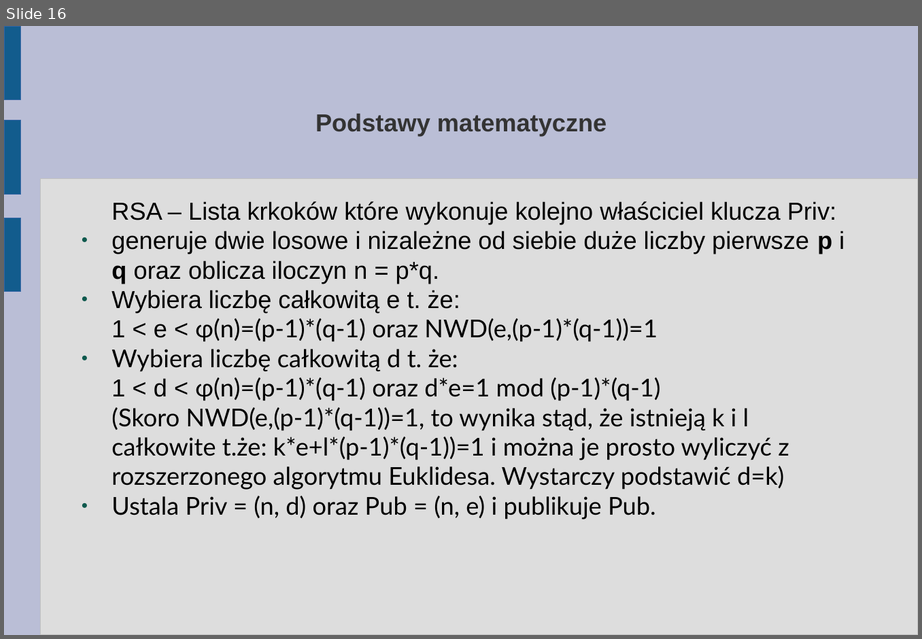
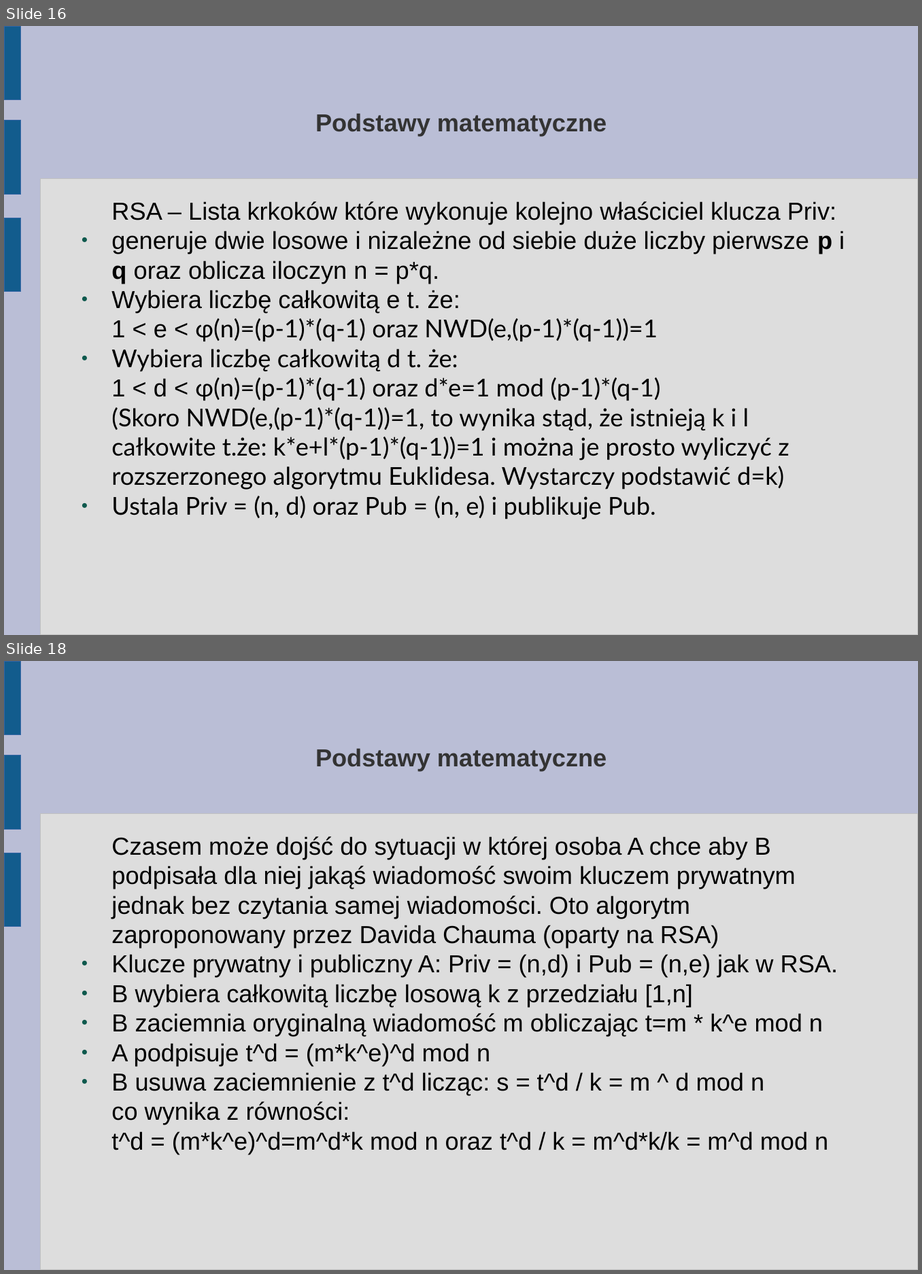
Before and after one commit to abhay123lp/internetvotingsystem, a slide deck: Tutorial/3. Troche matematyki (dla zainteresowanych).odp. Shown one above the other, each under a label of ours: slide 16 before the commit, slides 16 and 18 after it; the slides between them are not shown. The pictures are 922x639 and 922x1274 pixels, drawn with LibreOffice and Linux fonts; fonts in the diff are those of the drawing. Boxes give left, top, right and bottom in pixels: in the first picture for what was removed or moved away, otherwise in the second. Text is boxed around its words. In the diff, an @@ line names an element or a change of style, - is before the commit and + after.

Commit message:
Kryptografia z kluczem publicznym oraz mechanizm zaciemniania i odciemniania - dodane. Wstępna wersja edytorska.

```diff
--- a/Tutorial/3. Troche matematyki (dla zainteresowanych).odp
+++ b/Tutorial/3. Troche matematyki (dla zainteresowanych).odp
@@ slide 18 added at [4,661,918,1270], background #BABED6; not listed: 4 template elements that a slide beside it also shows @@
@@ title added at [315,749,606,770], 20.6 pt, text #333333, bold @@
+Podstawy matematyczne
@@ text added at [111,836,838,1155], 20.6 pt, text #000000 @@
+Czasem może dojść do sytuacji w której osoba A chce aby B podpisała dla niej jakąś wiadomość swoim kluczem prywatnym jednak bez czytania samej wiadomości. Oto algorytm zaproponowany przez Davida Chauma (oparty na RSA)
+● Klucze prywatny i publiczny A: Priv = (n,d) i Pub = (n,e) jak w RSA.
+● B wybiera całkowitą liczbę losową k z przedziału [1,n]
+● B zaciemnia oryginalną wiadomość m obliczając t=m * k^e mod n
+● A podpisuje t^d = (m*k^e)^d mod n
+● B usuwa zaciemnienie z t^d licząc: s = t^d / k = m ^ d mod n
+co wynika z równości:
+t^d = (m*k^e)^d=m^d*k mod n oraz t^d / k = m^d*k/k = m^d mod n
```
Also in this commit, not shown: 2 other slides added, 2 slides removed.
